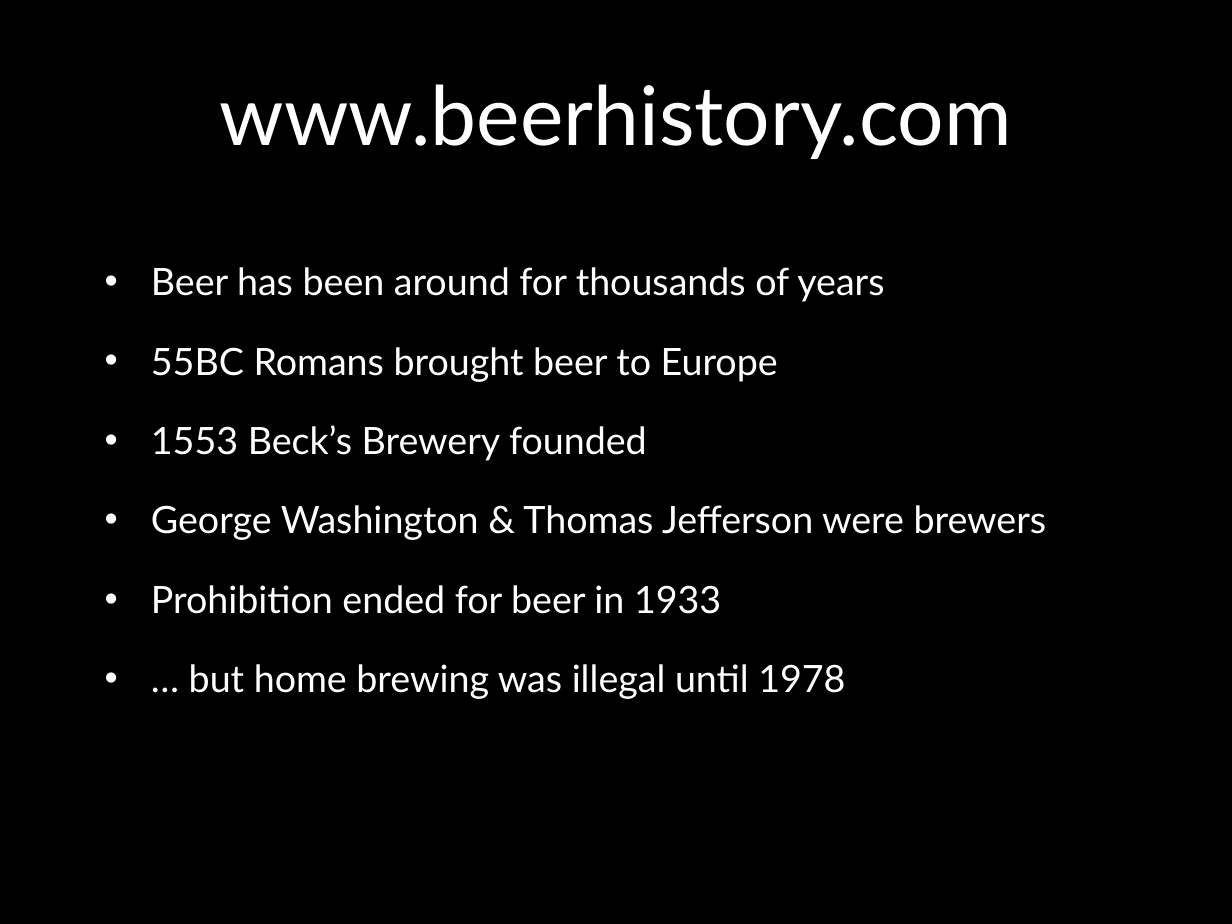
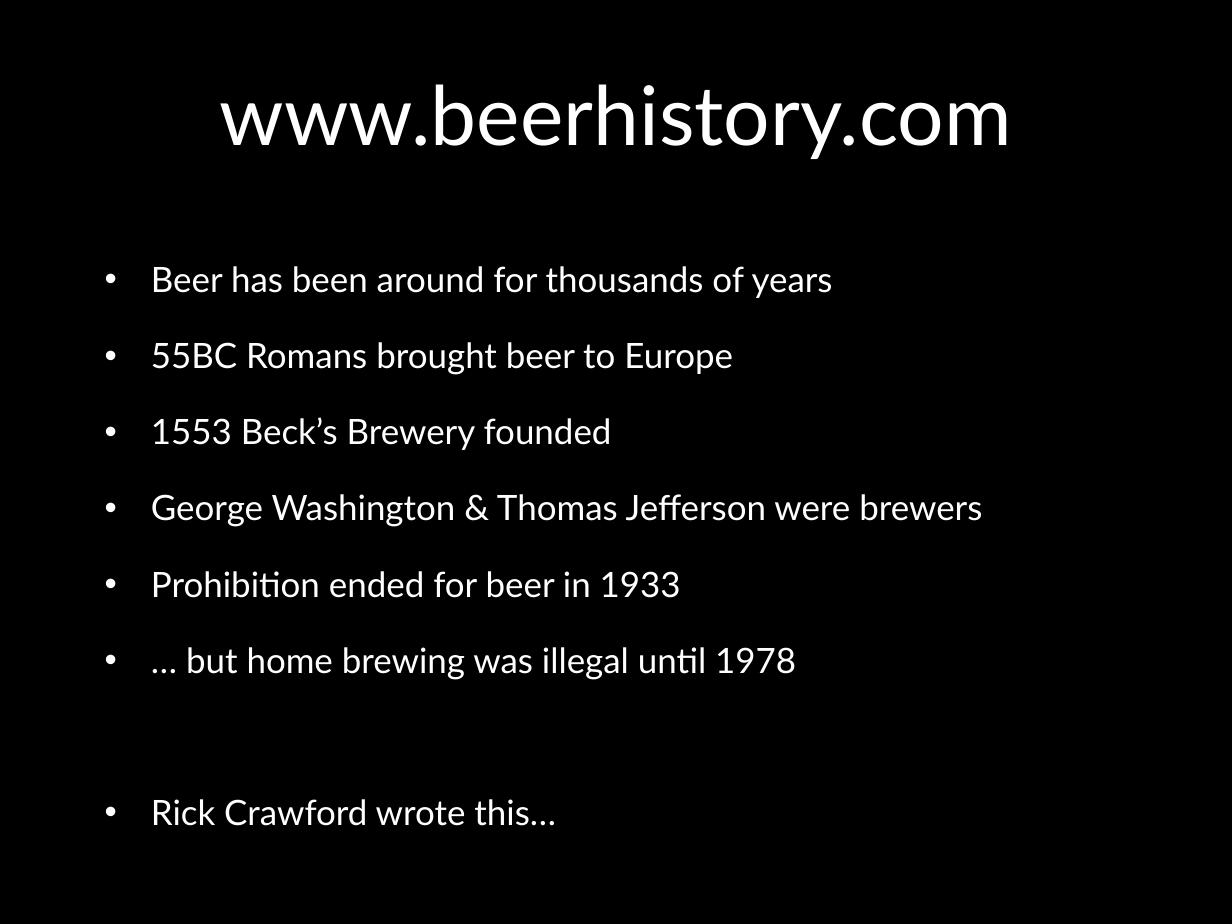
Before and after one commit to rickcrawford/lucene-example, a slide deck: slide 1 of documents/sample-ppt.pptx. Drawn at 1232x924 pixels with LibreOffice and Linux fonts; fonts in the diff are those of the drawing; background and template pictures are left out. Boxes give left, top, right and bottom in pixels: in the first picture for what was removed or moved away, otherwise in the second. Text is boxed around its words. In the diff, an @@ line names an element or a change of style, - is before the commit and + after.

```diff
--- a/documents/sample-ppt.pptx
+++ b/documents/sample-ppt.pptx
@@ text at (x1=151, y1=266, x2=982, y2=680): size 22 to 20.4 pt in "Beer has been around for thousands of ...", "55BC Romans brought beer to Europe", "1553 Beck’s Brewery founded", "George Washington & Thomas Jefferson were brewers" and 2 more places @@
@@ text at (x1=151, y1=799, x2=556, y2=826): paragraph added @@
+• Rick Crawford wrote this…
```
Also in this commit, not shown: 6 other files.
